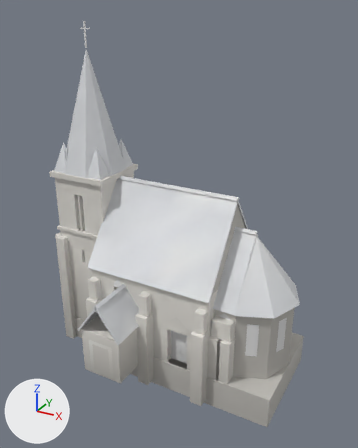
The glTF model game/assets/models/buildings/church_0.glb as it was, and as the next commit left it.
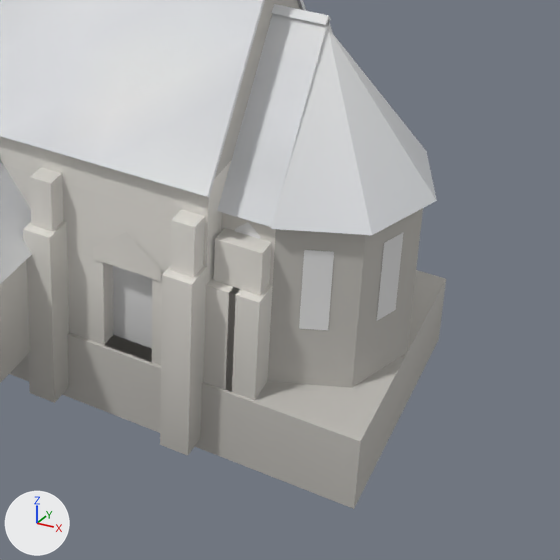
Each version is shown whole from a camera (50 mm lens) standing at (16.6, -29.7, 24.7) and looking at (0.8, -1.0, 10.4), then close up on the part from 35% to 98% of the width and 50% to 100% of the height. The axes (+X, +Y, +Z) are drawn at lower left. The lights are the same throughout. The first two pictures are the older version. Vertices at exactly the same position are counted once.

In view in the first close-up: 'church_0'.
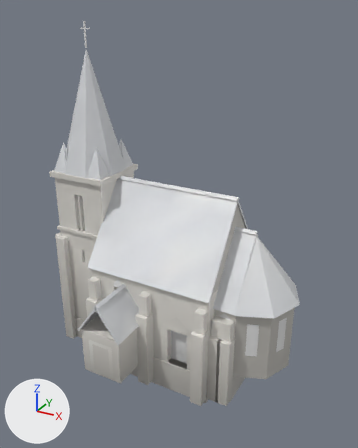
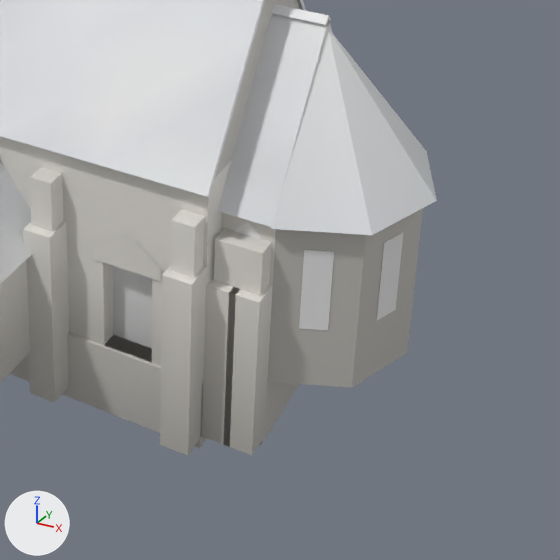
Changed parts and their boxes (x1, y1, x2, y2) in the close-ups (560 x 560 px; the box of a moved part takes in the faces that stretch with it):
'church_0', reshaped: before (0, 0, 446, 509); after (0, 0, 437, 456)
part 1 of me_church_0, moved or reshaped: before (9, 270, 446, 509); after (9, 333, 207, 448)
part 2 of me_church_0, cut back: after (259, 381, 299, 445)
part 3 of me_church_0, edited (looks the same): (0, 0, 423, 455) in both

The edits, one by one:
me_church_0 is used by ob_church_0; location (0.0, 0.0, 0.0).
Verts and faces of me_church_0; kept vertices keep their numbers, new ones are numbered from 867.
Before the commit, vertices of me_church_0: 1 (9.5, -4.1, -2.0) at pixel (354, 508), 2 (9.5, -4.1, 0.4) at pixel (360, 441), 4 (9.5, 4.1, -2.0) at pixel (438, 339), 5 (9.5, 4.1, 0.4) at pixel (446, 278).
me_church_0 had 867 vertices, 1130 faces and spanned x -10.0..9.9, y -7.4..4.9, z -2.0..23.8.
me_church_0 no longer uses material mat_door.
me_church_0 no longer uses material mat_roofslate.
me_church_0 no longer uses material mat_rooftile.
me_church_0 no longer uses material mat_window.
me_church_0 now has 873 vertices, 1140 faces and spans x -10.0..9.9, y -7.4..4.9, z -2.0..23.8.
Part 1, on me_church_0:
Vertices 1, 2, 4, 5 move by (-4.7, 0.0, 0.0).
Part 2, on me_church_0:
6 faces are deleted.
6 vertices are added at (4.8, -3.1, -2.0), (6.3, -3.1, -2.0), (6.3, -3.1, 0.4), (6.3, 3.1, -2.0), (6.3, 3.1, 0.4), (4.8, 3.1, -2.0).
16 new faces join them.
me_church_0 part 3: 752 faces spanning x -10.0..9.5, y -7.2..4.9, z -2.0..13.1 switch from mat_ashlar to mat_iron.
Other edits to the shape of me_church_0 do not show in these pictures.
